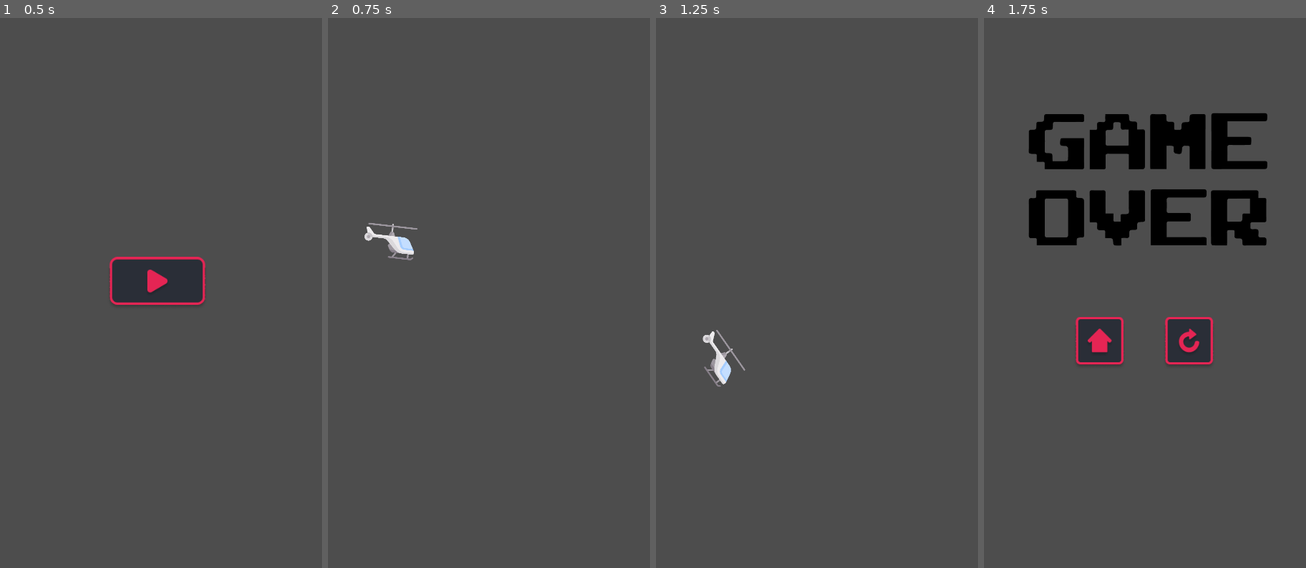
Above: before the commit, frames 1-4 (left to right).
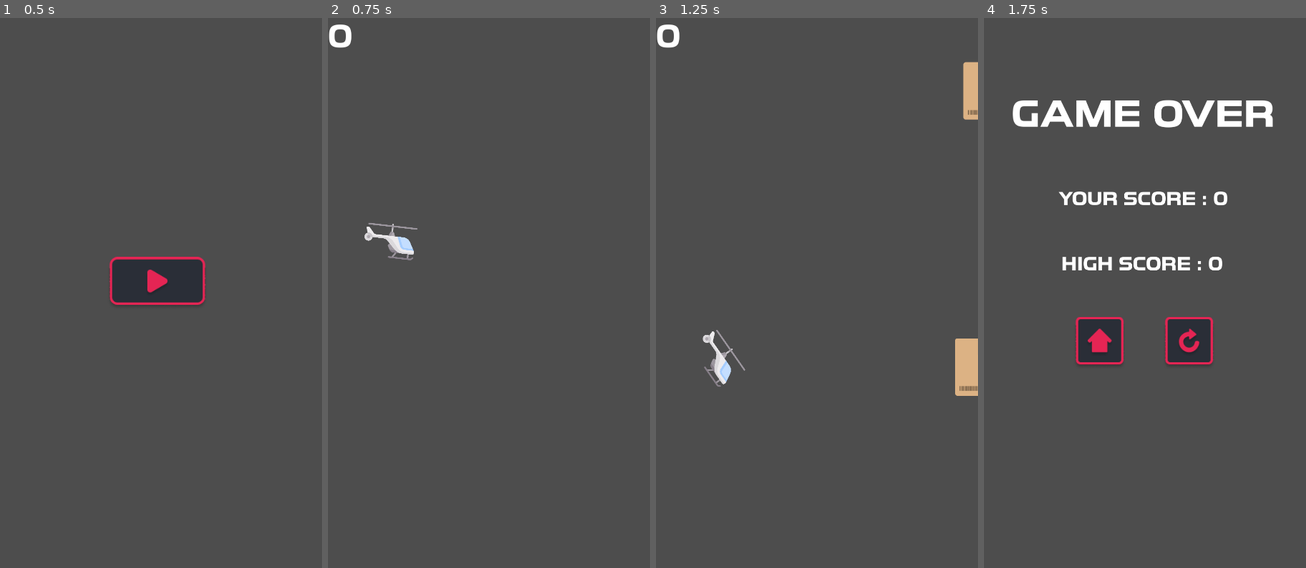
Above: after the commit, the same moments.

Repository: divy-sh/flying-copter
Game: Godot game, scene res://scenes/main_menu.tscn
The game is run twice, just before and just after one commit, with the same random seed, the same clock (stepped at 60 frames per second) and the same inputs.
Inputs (mouse positions are in pixels of both pictures, inside the frame that each line leads up to):
- Up to frame 1 (0.5 s): no input
- Up to frame 2 (0.75 s): click (485, 282) at 0.5 s
- Up to frame 3 (1.25 s): no input
- Up to frame 4 (1.75 s): no input

Frame 1 is identical in both runs. In frame 2, 0.2% of the frame differs, in the area x 0-8%, y 1-6%; in frame 3, 1.4%; in frame 4, 11%, in the area x 8-90%, y 14-46%.
Error after the commit: Invalid access to property or key 'best_score' on a base object of type 'Dictionary'. (res://assets/Global.gd:9)

Commit message:
obstacles and scoring system

Diff:
--- /dev/null
+++ b/assets/Global.gd
@@ -0,0 +1,18 @@
+extends Node
+
+var save_data = {
+	"current_score": 0,
+	"high_score": 0
+}
+
+func save():
+	save_data.best_score = max(save_data.current_score, save_data.best_score)
+	var save_file = FileAccess.open("user://save.cfg", FileAccess.WRITE)
+	save_file.store_var(save_data.best_score)
+	save_file.close()
+
+func load():
+	if not FileAccess.file_exists("user://save.cfg"):
+		save()
+	var file = FileAccess.open("user://save.cfg", FileAccess.READ)
+	save_data.best_score = file.get_var()
--- a/assets/copter/copter.gd
+++ b/assets/copter/copter.gd
@@ -3,13 +3,14 @@
 
 # Called when the node enters the scene tree for the first time.
 func _ready():
+	Global.load()
 	pass # Replace with function body.
 
 
 # Called every frame. 'delta' is the elapsed time since the previous frame.
 func _process(_delta):
-	if position.y > 800 or position.y < -800:
-		get_tree().change_scene_to_file("res://scenes/game_over.tscn")
+	if position.y > 1000 or position.y < -800:
+		game_over()
 
 	var sprite = self.find_child("sprite")
 	var target_rotation = self.linear_velocity.y / 1000
@@ -25,4 +26,9 @@
 		var contact_collider = state.get_contact_collider_object(i)
 		if contact_collider:
 			print("Colliding with: ", contact_collider.name)
-			get_tree().change_scene_to_file("res://scenes/game_over.tscn")
+			game_over()
+
+func game_over():
+	Global.save()
+	Global.save_data.current_score = 0
+	get_tree().change_scene_to_file("res://scenes/game_over.tscn")
--- a/assets/level/level.gd
+++ b/assets/level/level.gd
@@ -1,6 +1,6 @@
 extends Node2D
 
-const OBSTACLE_COUNT = 2
+const OBSTACLE_COUNT = 6
 var SPEED = -300
 var SPAWN_OFFSET = 1080
 var OBSTACLE_SWAY = 400
@@ -9,11 +9,14 @@
 var first
 var second
 
+var score_ui
+
 func _ready():
 	for i in range(OBSTACLE_COUNT):
 		var obstacle_path = "res://assets/level/trainyard/obstacles/obs_%d.tscn" % (i + 1)
 		obstacles.append(load(obstacle_path))
 	spawn_obstacles()
+	spawn_ui()
 
 func _process(delta):
 	process_obstacle_physics(delta)
@@ -25,6 +28,12 @@
 	second.position = Vector2(SPAWN_OFFSET * 2, obstacle_sway())
 	add_child(first)
 	add_child(second)
+
+func spawn_ui():
+	var score_path = load("res://assets/level/score.tscn")
+	score_ui = score_path.instantiate()
+	score_ui.text = str(Global.save_data.current_score)
+	add_child(score_ui)
 
 func process_obstacle_physics(delta):
 	if first and first is Node2D:
@@ -38,6 +47,8 @@
 		second = reset_obstacle(second)
 
 func reset_obstacle(obs):
+	Global.save_data.current_score += 1
+	score_ui.text = str(Global.save_data.current_score)
 	remove_child(obs)
 	obs.queue_free()
 	var new_obs = obstacles[randi() % OBSTACLE_COUNT].instantiate()
--- /dev/null
+++ b/assets/level/score.tscn
@@ -0,0 +1,10 @@
+[gd_scene load_steps=2 format=3 uid="uid://bjajjud2e8dh"]
+
+[ext_resource type="FontFile" uid="uid://willmtt73lyj" path="res://assets/ui/toxigenesis bd.otf" id="1_ob1eo"]
+
+[node name="score" type="Label"]
+z_index = 5
+offset_right = 400.0
+offset_bottom = 200.0
+theme_override_fonts/font = ExtResource("1_ob1eo")
+theme_override_font_sizes/font_size = 100
--- a/assets/level/trainyard/obstacles/obs_1.tscn
+++ b/assets/level/trainyard/obstacles/obs_1.tscn
@@ -8,10 +8,16 @@
 position = Vector2(-256, -788)
 
 [node name="Barrel2" parent="Barrel" instance=ExtResource("1_2hvkl")]
-position = Vector2(0, -504)
+position = Vector2(-1, -482)
+
+[node name="Barrel3" parent="Barrel" instance=ExtResource("1_2hvkl")]
+position = Vector2(-1, -961)
 
 [node name="Barrel2" parent="." instance=ExtResource("1_2hvkl")]
-position = Vector2(-252, 633)
+position = Vector2(-250, 634)
 
 [node name="Barrel2" parent="Barrel2" instance=ExtResource("1_2hvkl")]
-position = Vector2(0, -502)
+position = Vector2(-1, -482)
+
+[node name="Barrel3" parent="Barrel2" instance=ExtResource("1_2hvkl")]
+position = Vector2(-1, 480)
--- a/assets/level/trainyard/obstacles/obs_2.tscn
+++ b/assets/level/trainyard/obstacles/obs_2.tscn
@@ -1,19 +1,11 @@
-[gd_scene load_steps=4 format=3 uid="uid://cb5n3rh57yapp"]
+[gd_scene load_steps=2 format=3 uid="uid://cb5n3rh57yapp"]
 
-[ext_resource type="PackedScene" uid="uid://csai1ieu8sl5c" path="res://assets/level/trainyard/obstacles/obstacle/cardboard_tall.tscn" id="1_k5ua6"]
 [ext_resource type="PackedScene" uid="uid://tjseqghqkho" path="res://assets/level/trainyard/obstacles/obstacle/crate_big.tscn" id="2_xb28h"]
-[ext_resource type="PackedScene" uid="uid://csa36noa2oq6d" path="res://assets/level/trainyard/obstacles/obstacle/cardboard_small.tscn" id="3_h8yli"]
 
 [node name="obs_1" type="Node2D"]
 
-[node name="CardboardTall" parent="." instance=ExtResource("1_k5ua6")]
-position = Vector2(373, 993)
+[node name="CrateBig" parent="." instance=ExtResource("2_xb28h")]
+position = Vector2(1378, -79)
 
-[node name="CrateBig" parent="." instance=ExtResource("2_xb28h")]
-position = Vector2(1468, 1134)
-
-[node name="CardboardSmall" parent="." instance=ExtResource("3_h8yli")]
-position = Vector2(-138, 335)
-
-[node name="CardboardTall2" parent="." instance=ExtResource("1_k5ua6")]
-position = Vector2(361, 0)
+[node name="CrateBig2" parent="." instance=ExtResource("2_xb28h")]
+position = Vector2(1385, 945)
--- /dev/null
+++ b/assets/level/trainyard/obstacles/obs_3.tscn
@@ -0,0 +1,29 @@
+[gd_scene load_steps=2 format=3 uid="uid://crbnhdcddv70d"]
+
+[ext_resource type="PackedScene" uid="uid://csai1ieu8sl5c" path="res://assets/level/trainyard/obstacles/obstacle/cardboard_tall.tscn" id="1_oc4pn"]
+
+[node name="obs_1" type="Node2D"]
+
+[node name="CardboardTall" parent="." instance=ExtResource("1_oc4pn")]
+position = Vector2(335, 2250)
+
+[node name="CardboardTall2" parent="CardboardTall" instance=ExtResource("1_oc4pn")]
+position = Vector2(0, -334)
+
+[node name="CardboardTall3" parent="CardboardTall" instance=ExtResource("1_oc4pn")]
+position = Vector2(0, -670)
+
+[node name="CardboardTall4" parent="CardboardTall" instance=ExtResource("1_oc4pn")]
+position = Vector2(0, -1006)
+
+[node name="CardboardTall5" parent="." instance=ExtResource("1_oc4pn")]
+position = Vector2(342, -553)
+
+[node name="CardboardTall6" parent="CardboardTall5" instance=ExtResource("1_oc4pn")]
+position = Vector2(0, 333)
+
+[node name="CardboardTall7" parent="CardboardTall5" instance=ExtResource("1_oc4pn")]
+position = Vector2(1, 667)
+
+[node name="CardboardTall8" parent="CardboardTall5" instance=ExtResource("1_oc4pn")]
+position = Vector2(1, 1001)
--- /dev/null
+++ b/assets/level/trainyard/obstacles/obs_4.tscn
@@ -0,0 +1,20 @@
+[gd_scene load_steps=2 format=3 uid="uid://b5bg7bt8n7ou8"]
+
+[ext_resource type="PackedScene" uid="uid://dt6md20ybo00x" path="res://assets/level/trainyard/obstacles/obstacle/crate_small.tscn" id="2_g0wtr"]
+
+[node name="obs_1" type="Node2D"]
+
+[node name="CrateSmall" parent="." instance=ExtResource("2_g0wtr")]
+position = Vector2(305, -1139)
+
+[node name="CrateSmall2" parent="." instance=ExtResource("2_g0wtr")]
+position = Vector2(322, -481)
+
+[node name="CrateSmall3" parent="." instance=ExtResource("2_g0wtr")]
+position = Vector2(336, 230)
+
+[node name="CrateSmall3" parent="CrateSmall3" instance=ExtResource("2_g0wtr")]
+position = Vector2(10, 749)
+
+[node name="CrateSmall3" parent="CrateSmall3/CrateSmall3" instance=ExtResource("2_g0wtr")]
+position = Vector2(-67, -2853)
--- /dev/null
+++ b/assets/level/trainyard/obstacles/obs_5.tscn
@@ -0,0 +1,23 @@
+[gd_scene load_steps=2 format=3 uid="uid://be6g1s2nfa88s"]
+
+[ext_resource type="PackedScene" uid="uid://csa36noa2oq6d" path="res://assets/level/trainyard/obstacles/obstacle/cardboard_small.tscn" id="1_a4ndb"]
+
+[node name="obs_1" type="Node2D"]
+
+[node name="CardboardSmall" parent="." instance=ExtResource("1_a4ndb")]
+position = Vector2(-2, 161)
+
+[node name="CardboardSmall2" parent="." instance=ExtResource("1_a4ndb")]
+position = Vector2(-408, 646)
+
+[node name="CardboardSmall3" parent="." instance=ExtResource("1_a4ndb")]
+position = Vector2(8, 1066)
+
+[node name="CardboardSmall4" parent="." instance=ExtResource("1_a4ndb")]
+position = Vector2(-422, 1585)
+
+[node name="CardboardSmall5" parent="." instance=ExtResource("1_a4ndb")]
+position = Vector2(-18, 2163)
+
+[node name="CardboardSmall6" parent="." instance=ExtResource("1_a4ndb")]
+position = Vector2(-428, -364)
--- /dev/null
+++ b/assets/level/trainyard/obstacles/obs_6.tscn
@@ -0,0 +1,17 @@
+[gd_scene load_steps=2 format=3 uid="uid://dh4gtxwuh68cx"]
+
+[ext_resource type="PackedScene" uid="uid://csa36noa2oq6d" path="res://assets/level/trainyard/obstacles/obstacle/cardboard_small.tscn" id="1_824ha"]
+
+[node name="obs_1" type="Node2D"]
+
+[node name="CardboardSmall" parent="." instance=ExtResource("1_824ha")]
+position = Vector2(-490, 225)
+
+[node name="CardboardSmall2" parent="CardboardSmall" instance=ExtResource("1_824ha")]
+position = Vector2(598, 459)
+
+[node name="CardboardSmall2" parent="CardboardSmall/CardboardSmall2" instance=ExtResource("1_824ha")]
+position = Vector2(-626, 465)
+
+[node name="CardboardSmall2" parent="CardboardSmall/CardboardSmall2/CardboardSmall2" instance=ExtResource("1_824ha")]
+position = Vector2(632, 473)
--- a/project.godot
+++ b/project.godot
@@ -15,6 +15,10 @@
 config/features=PackedStringArray("4.2", "Mobile")
 config/icon="res://icon.svg"
 
+[autoload]
+
+Global="*res://assets/Global.gd"
+
 [display]
 
 window/size/viewport_width=1080
--- /dev/null
+++ b/scenes/game_over.gd
@@ -0,0 +1,5 @@
+extends Node
+
+func _ready():
+	self.find_child("score").text += str(Global.save_data.current_score)
+	self.find_child("high_score").text += str(Global.save_data.high_score)
--- a/scenes/game_over.tscn
+++ b/scenes/game_over.tscn
@@ -1,8 +1,9 @@
-[gd_scene load_steps=4 format=3 uid="uid://knccs74drbc2"]
+[gd_scene load_steps=5 format=3 uid="uid://knccs74drbc2"]
 
-[ext_resource type="Texture2D" uid="uid://dlswgmop1fmbu" path="res://assets/ui/text.png" id="1_8tkeq"]
 [ext_resource type="PackedScene" uid="uid://y5qgnqu6q2bx" path="res://assets/ui/Home/home.tscn" id="2_p3bdj"]
 [ext_resource type="PackedScene" uid="uid://cnf63u2022kr8" path="res://assets/ui/Repeat/retry.tscn" id="3_edt0w"]
+[ext_resource type="FontFile" uid="uid://willmtt73lyj" path="res://assets/ui/toxigenesis bd.otf" id="3_yksrr"]
+[ext_resource type="Script" path="res://scenes/game_over.gd" id="4_fs4et"]
 
 [node name="GameOver" type="Control"]
 layout_mode = 3
@@ -11,10 +12,7 @@
 anchor_bottom = 1.0
 grow_horizontal = 2
 grow_vertical = 2
-
-[node name="Text" type="Sprite2D" parent="."]
-position = Vector2(550, 540)
-texture = ExtResource("1_8tkeq")
+script = ExtResource("4_fs4et")
 
 [node name="home" parent="." instance=ExtResource("2_p3bdj")]
 layout_mode = 1
@@ -40,3 +38,39 @@
 offset_right = 0.0399737
 offset_bottom = -0.64006
 scale = Vector2(2, 2)
+
+[node name="Label" type="Label" parent="."]
+layout_mode = 0
+offset_left = 92.0
+offset_top = 248.0
+offset_right = 976.0
+offset_bottom = 393.0
+theme_override_fonts/font = ExtResource("3_yksrr")
+theme_override_font_sizes/font_size = 120
+text = "GAME OVER"
+horizontal_alignment = 1
+vertical_alignment = 1
+
+[node name="score" type="Label" parent="."]
+layout_mode = 0
+offset_left = 92.0
+offset_top = 532.0
+offset_right = 976.0
+offset_bottom = 677.0
+theme_override_fonts/font = ExtResource("3_yksrr")
+theme_override_font_sizes/font_size = 60
+text = "YOUR SCORE : "
+horizontal_alignment = 1
+vertical_alignment = 1
+
+[node name="high_score" type="Label" parent="."]
+layout_mode = 0
+offset_left = 88.0
+offset_top = 750.0
+offset_right = 972.0
+offset_bottom = 895.0
+theme_override_fonts/font = ExtResource("3_yksrr")
+theme_override_font_sizes/font_size = 60
+text = "HIGH SCORE : "
+horizontal_alignment = 1
+vertical_alignment = 1
Binary file removed: assets/ui/text.png
Not shown, removed: assets/ui/text.png.import
Binary file added: assets/ui/toxigenesis bd.otf
Not shown, added: assets/ui/toxigenesis bd.otf.import
